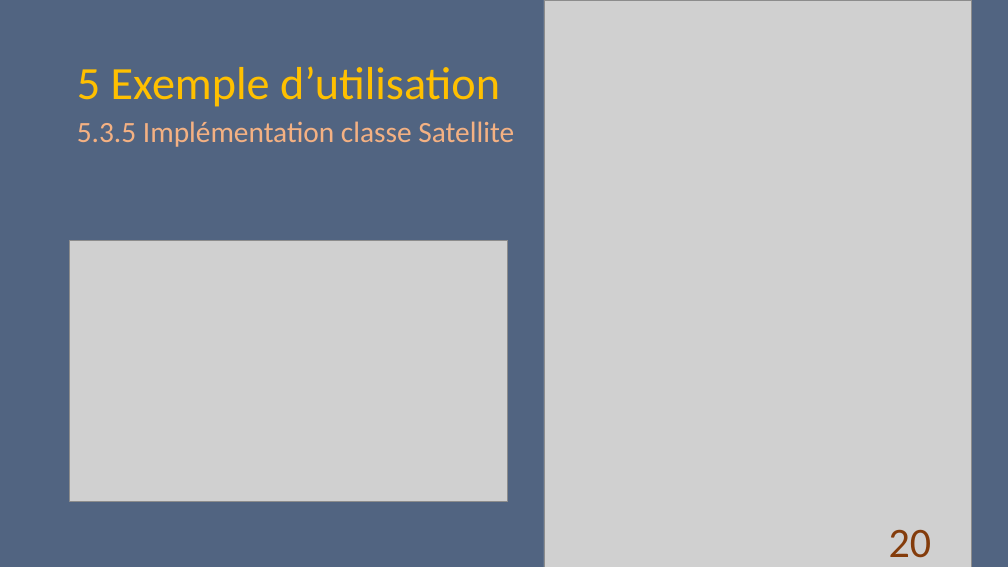
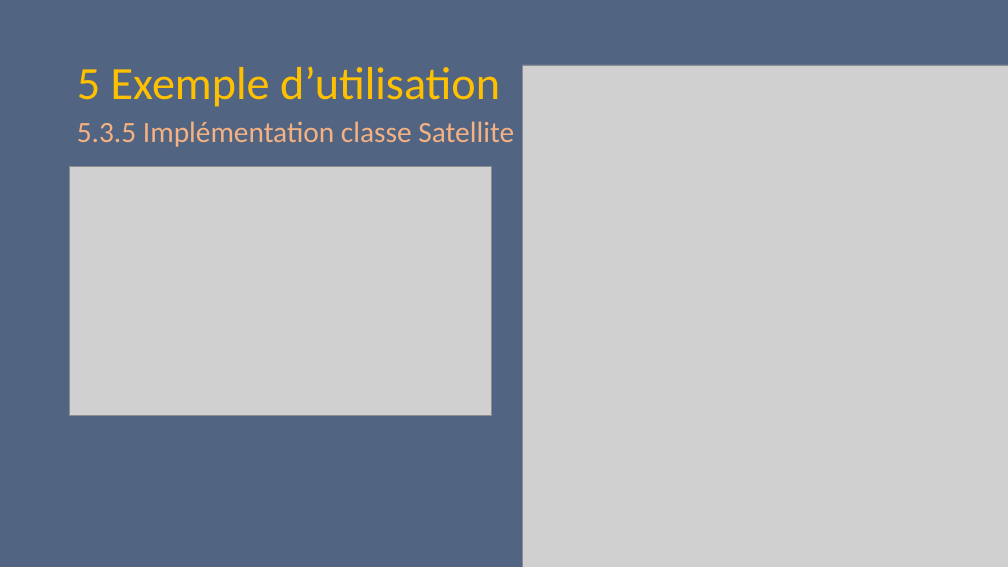
Before and after one commit to D-CRAVO/FORMATION-CDA-2210, a slide deck: slide 19 of 106_DesignPattern/Cours/Observateur/Observateur.pptx (slide 20 before the commit). Drawn at 1008x567 pixels with LibreOffice and Linux fonts; fonts in the diff are those of the drawing; grey boxes stand for pictures. Boxes give left, top, right and bottom in pixels: in the first picture for what was removed or moved away, otherwise in the second. Text is boxed around its words. In the diff, an @@ line names an element or a change of style, - is before the commit and + after.

```diff
--- a/106_DesignPattern/Cours/Observateur/Observateur.pptx
+++ b/106_DesignPattern/Cours/Observateur/Observateur.pptx
@@ picture: place and size @@
-picture at box(544, 0, 972, 567)
+picture at box(523, 65, 1008, 567)
@@ picture: place and size @@
-picture at box(70, 240, 508, 502)
+picture at box(70, 166, 492, 416)
@@ page number removed at box(889, 529, 932, 558) @@
-20
```
Also in this commit, not shown: 9 other slides changed, 1 slide added, 1 slide removed, 33 other files.
